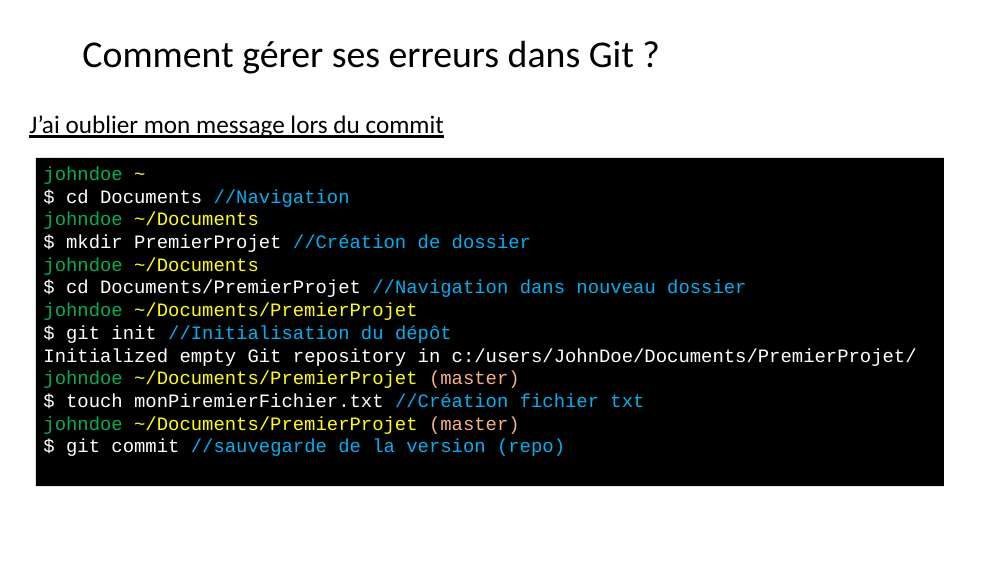
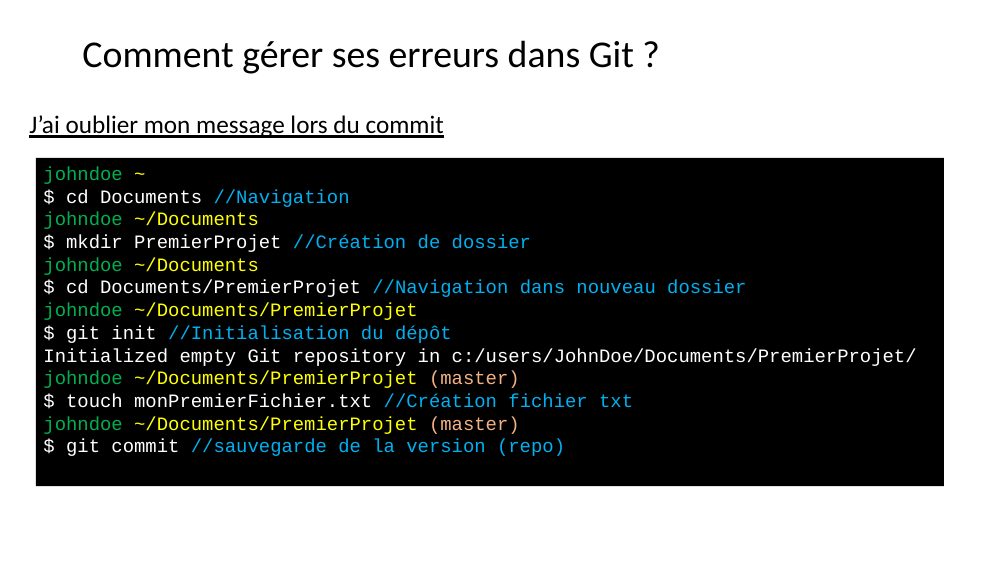
Before and after one commit to BenRobert38/BUT3-GIT-2024, a slide deck: slide 23 of Cours/BUT3-Cours2.pptx (slide 7 before the commit). Drawn at 1008x567 pixels with LibreOffice and Linux fonts; fonts in the diff are those of the drawing. Boxes give left, top, right and bottom in pixels: in the first picture for what was removed or moved away, otherwise in the second. Text is boxed around its words. In the diff, an @@ line names an element or a change of style, - is before the commit and + after.

Commit message:
Ajout des qui recap dans ppt

```diff
--- a/Cours/BUT3-Cours2.pptx
+++ b/Cours/BUT3-Cours2.pptx
@@ text in rectangle at bbox=[66, 394, 633, 408]: text changed @@
-$ touch monPiremierFichier.txt //Création fichier txt
+$ touch monPremierFichier.txt //Création fichier txt
```
Also in this commit, not shown: 32 slides added.
